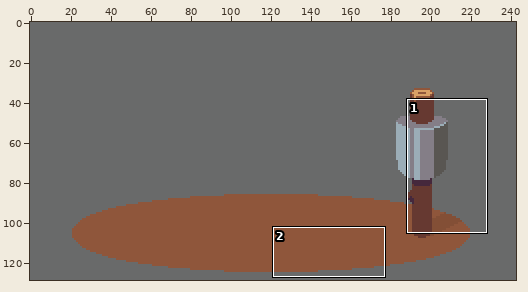
Two versions of one pixel-art file, WIP/Yang Affects.aseprite. The first picture is a wide view before the edit; the outline marks the close-up.
Close-up. Before:
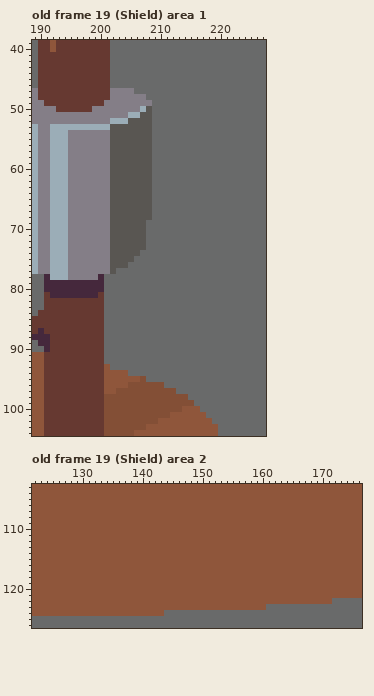
243x129 pixels, 68 frames. Colours within 5 levels of each other are drawn and written as one. Shown: old frame 19 (Shield) area 1: x 189..227, y 39..104; old frame 19 (Shield) area 2: x 122..176, y 103..126. The commit also changed other frames or places, which this record leaves out.
New version:
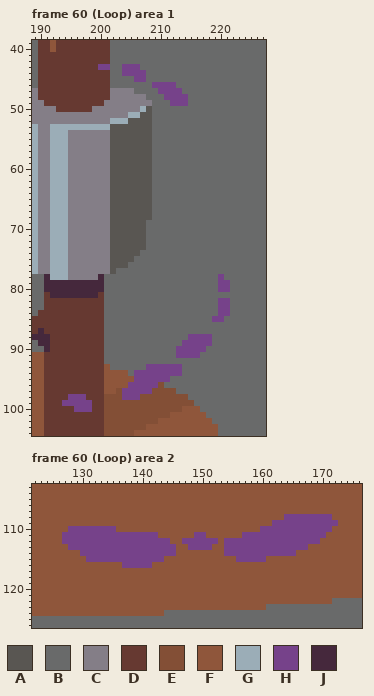
Palette (. is transparent): A #595652  B #696a6a  C #847e87  D #663931  E #834f36  F #8f563b  G #9badb7  H #76428a  J #45283c
A new or re-ordered frame is compared with the old frame closest to it.
From old to new:
frames 68 -> 70
Frame 60 (Loop) area 1 is new; against old frame 19 (Shield), layer "Layer 25":
y 43: x 200..201 DD -> HH; x 204..206 BBB -> HHH
y 44: x 204..207 BBBB -> HHHH
y 45: x 206..207 BB -> HH
y 46: x 209..212 BBBB -> HHHH
y 47: x 210..213 BBBB -> HHHH
y 48: x 211..214 BBBB -> HHHH
y 49: x 212..214 BBB -> HHH
y 78: x 220 B -> H
y 79..80: x 220..221 BB -> HH
y 82..84: x 220..221 BB -> HH
y 85: x 219..220 BB -> HH
y 88: x 215..218 BBBB -> HHHH
y 89: x 214..218 BBBBB -> HHHHH
y 90: x 213..217 BBBBB -> HHHHH
y 91: x 213..216 BBBB -> HHHH
y 93: x 208..213 BBBBBB -> HHHHHH
y 94: x 206..213 BBBBBBBB -> HHHHHHHH
y 95: x 206..211 FEBBBB -> HHHHHH
y 96: x 205..209 EEEEE -> HHHHH
y 97: x 204..208 EEEEE -> HHHHH
y 98: x 195..197 DDD -> HHH; x 204..206 EEE -> HHH
y 99: x 194..198 DDDDD -> HHHHH
y 100: x 196..198 DDD -> HHH
Frame 60 (Loop) area 2 is new; against old frame 19 (Shield), layer "Layer 25":
y 108: x 164..171 FFFFFFFF -> HHHHHHHH
y 109: x 162..172 FFFFFFFFFFF -> HHHHHHHHHHH
y 110: x 128..135 FFFFFFFF -> HHHHHHHH; x 160..171 FFFFFFFFFFFF -> HHHHHHHHHHHH
y 111: x 127..142 FFFFFFFFFFFFFFFF -> HHHHHHHHHHHHHHHH; x 149..150 FF -> HH; x 157..170 FFFFFFFFFFFFFF -> HHHHHHHHHHHHHH
y 112: x 127..144 FFFFFFFFFFFFFFFFFF -> HHHHHHHHHHHHHHHHHH; x 147..152 FFFFFF -> HHHHHH; x 154..169 FFFFFFFFFFFFFFFF -> HHHHHHHHHHHHHHHH
y 113: x 128..145 FFFFFFFFFFFFFFFFFF -> HHHHHHHHHHHHHHHHHH; x 148..151 FFFF -> HHHH; x 154..167 FFFFFFFFFFFFFF -> HHHHHHHHHHHHHH
y 114: x 130..145 FFFFFFFFFFFFFFFF -> HHHHHHHHHHHHHHHH; x 154..165 FFFFFFFFFFFF -> HHHHHHHHHHHH
y 115: x 131..143 FFFFFFFFFFFFF -> HHHHHHHHHHHHH; x 156..160 FFFFF -> HHHHH
y 116: x 137..141 FFFFF -> HHHHH
Pixel boxes of the changes (left, top, right, bottom) in both close-ups:
changed: (98, 64, 188, 106)
changed: (122, 274, 230, 400)
changed: (62, 394, 92, 412)
changed: (62, 514, 338, 568)
